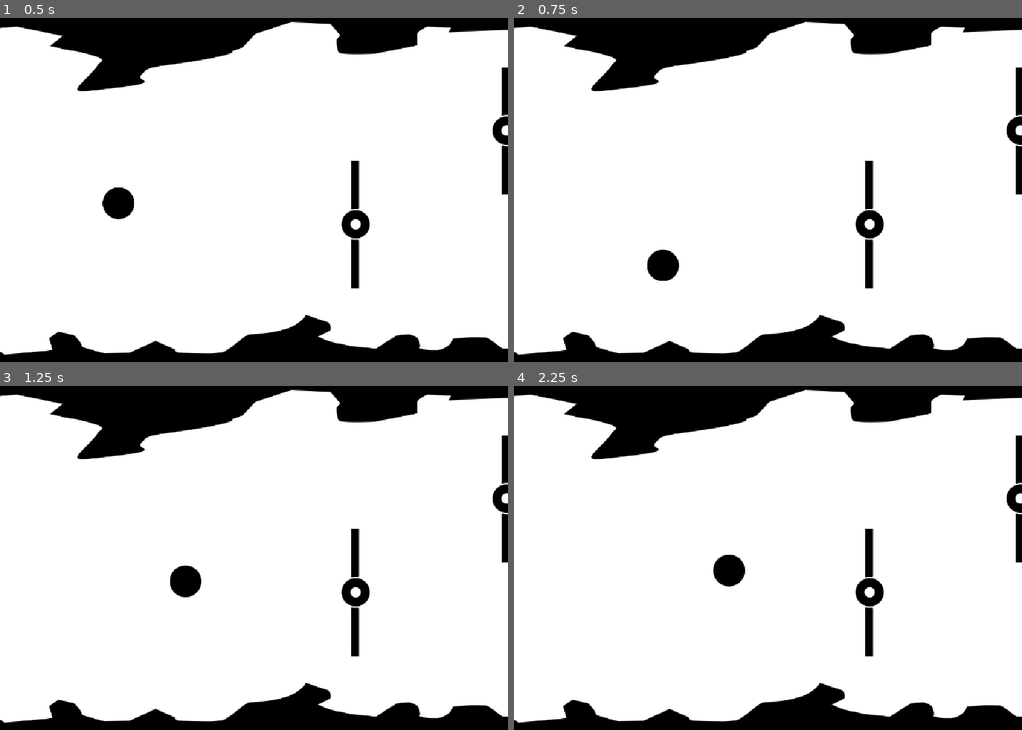
Above: before the commit, frames 1-4 (two rows, left to right).
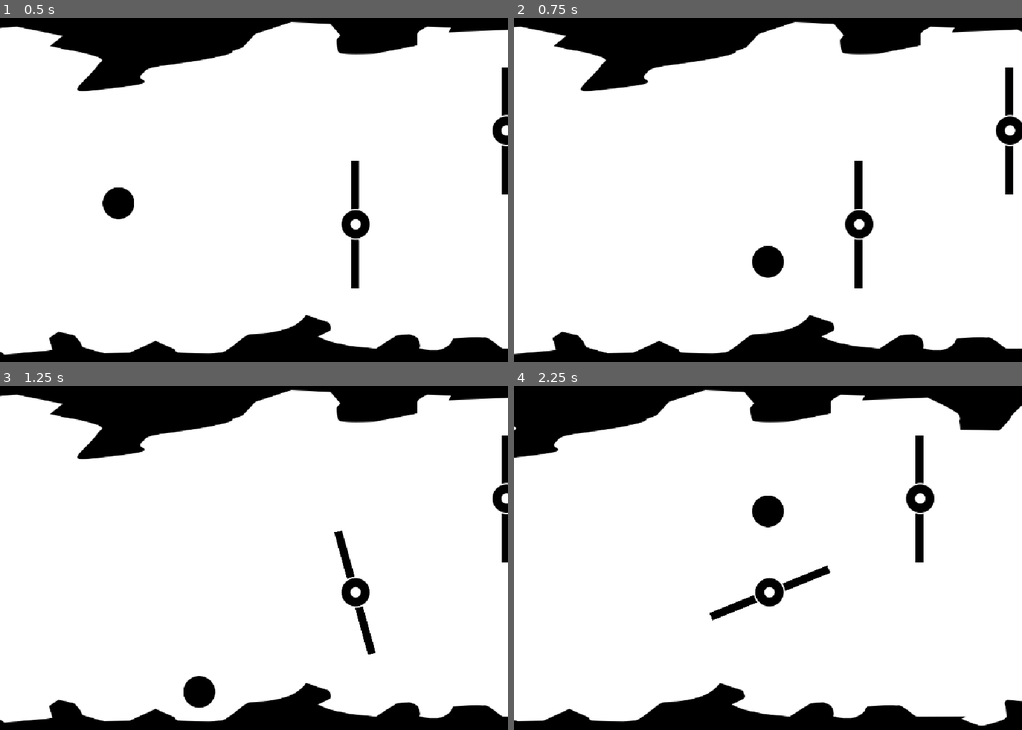
Above: after the commit, the same moments.

Repository: animastralis/trijam-ricochet
Game: Godot game, scene res://assets/world_new.tscn
Two runs of this game, one before a commit and one after it. Both use one fixed random seed, a clock stepped at 60 frames per second and the inputs below.
Inputs (mouse positions are in pixels of both pictures, inside the frame that each line leads up to):
- Up to frame 1 (0.5 s): no input
- Up to frame 2 (0.75 s): move the mouse to (879, 169) at 0.52 s; hold D (boost_right, bound only after the commit) from 0.53 s (still down); click (879, 169) at 0.67 s
- Up to frame 3 (1.25 s): keep holding D (boost_right, bound only after the commit)
- Up to frame 4 (2.25 s): move the mouse to (666, 575) at 1.27 s; release D (boost_right, bound only after the commit) at 1.28 s; hold S (boost_down, bound only after the commit) 1.28-2.03 s; move the mouse to (818, 472) at 2.02 s; hold D (boost_right, bound only after the commit) from 2.03 s (still down)

Frame 1 is identical in both runs. In frame 2, 6.2% of the frame differs, in the area x 0-100%, y 1-98%; in frame 3, 1.8%; in frame 4, 15%, in the area x 0-100%, y 1-99%.

Commit message:
Added arrow key movement as option

Diff:
--- a/assets/ball.gd
+++ b/assets/ball.gd
@@ -10,8 +10,22 @@
 			if event.pressed:
 				boost()
 
+	# arrow key movement
+	if event.is_action_pressed("boost_up"):
+		boost_dir(Vector2.UP)
+	if event.is_action_pressed("boost_down"):
+		boost_dir(Vector2.DOWN)
+	if event.is_action_pressed("boost_left"):
+		boost_dir(Vector2.LEFT)
+	if event.is_action_pressed("boost_right"):
+		boost_dir(Vector2.RIGHT)
+
 
 func boost() -> void:
 	var target := get_global_mouse_position()
 	var boost_direction := (target - global_position).normalized()
 	apply_central_impulse(boost_direction * boost_strength)
+
+
+func boost_dir(direction: Vector2) -> void:
+	apply_central_impulse(direction * boost_strength)
--- a/project.godot
+++ b/project.godot
@@ -27,6 +27,33 @@
 window/size/window_height_override=1536
 window/stretch/mode="canvas_items"
 
+[input]
+
+boost_left={
+"deadzone": 0.2,
+"events": [Object(InputEventKey,"resource_local_to_scene":false,"resource_name":"","device":-1,"window_id":0,"alt_pressed":false,"shift_pressed":false,"ctrl_pressed":false,"meta_pressed":false,"pressed":false,"keycode":0,"physical_keycode":65,"key_label":0,"unicode":97,"location":0,"echo":false,"script":null)
+, Object(InputEventKey,"resource_local_to_scene":false,"resource_name":"","device":-1,"window_id":0,"alt_pressed":false,"shift_pressed":false,"ctrl_pressed":false,"meta_pressed":false,"pressed":false,"keycode":0,"physical_keycode":4194319,"key_label":0,"unicode":0,"location":0,"echo":false,"script":null)
+]
+}
+boost_right={
+"deadzone": 0.2,
+"events": [Object(InputEventKey,"resource_local_to_scene":false,"resource_name":"","device":-1,"window_id":0,"alt_pressed":false,"shift_pressed":false,"ctrl_pressed":false,"meta_pressed":false,"pressed":false,"keycode":0,"physical_keycode":68,"key_label":0,"unicode":100,"location":0,"echo":false,"script":null)
+, Object(InputEventKey,"resource_local_to_scene":false,"resource_name":"","device":-1,"window_id":0,"alt_pressed":false,"shift_pressed":false,"ctrl_pressed":false,"meta_pressed":false,"pressed":false,"keycode":0,"physical_keycode":4194321,"key_label":0,"unicode":0,"location":0,"echo":false,"script":null)
+]
+}
+boost_up={
+"deadzone": 0.2,
+"events": [Object(InputEventKey,"resource_local_to_scene":false,"resource_name":"","device":-1,"window_id":0,"alt_pressed":false,"shift_pressed":false,"ctrl_pressed":false,"meta_pressed":false,"pressed":false,"keycode":0,"physical_keycode":87,"key_label":0,"unicode":119,"location":0,"echo":false,"script":null)
+, Object(InputEventKey,"resource_local_to_scene":false,"resource_name":"","device":-1,"window_id":0,"alt_pressed":false,"shift_pressed":false,"ctrl_pressed":false,"meta_pressed":false,"pressed":false,"keycode":0,"physical_keycode":4194320,"key_label":0,"unicode":0,"location":0,"echo":false,"script":null)
+]
+}
+boost_down={
+"deadzone": 0.2,
+"events": [Object(InputEventKey,"resource_local_to_scene":false,"resource_name":"","device":-1,"window_id":0,"alt_pressed":false,"shift_pressed":false,"ctrl_pressed":false,"meta_pressed":false,"pressed":false,"keycode":0,"physical_keycode":83,"key_label":0,"unicode":115,"location":0,"echo":false,"script":null)
+, Object(InputEventKey,"resource_local_to_scene":false,"resource_name":"","device":-1,"window_id":0,"alt_pressed":false,"shift_pressed":false,"ctrl_pressed":false,"meta_pressed":false,"pressed":false,"keycode":0,"physical_keycode":4194322,"key_label":0,"unicode":0,"location":0,"echo":false,"script":null)
+]
+}
+
 [physics]
 
 3d/physics_engine="Jolt Physics"
